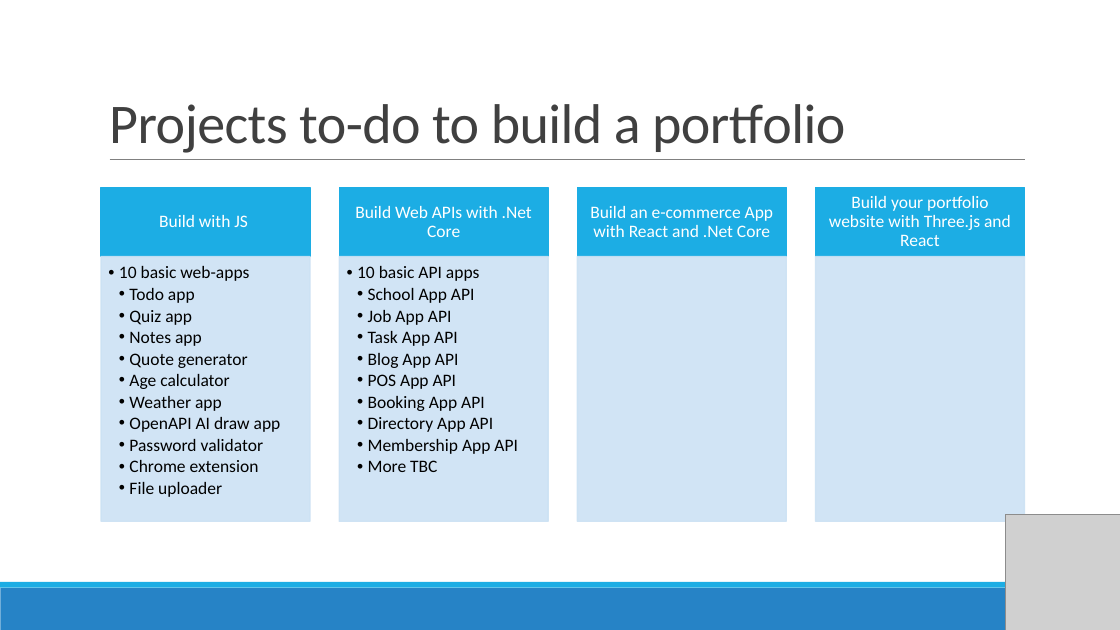
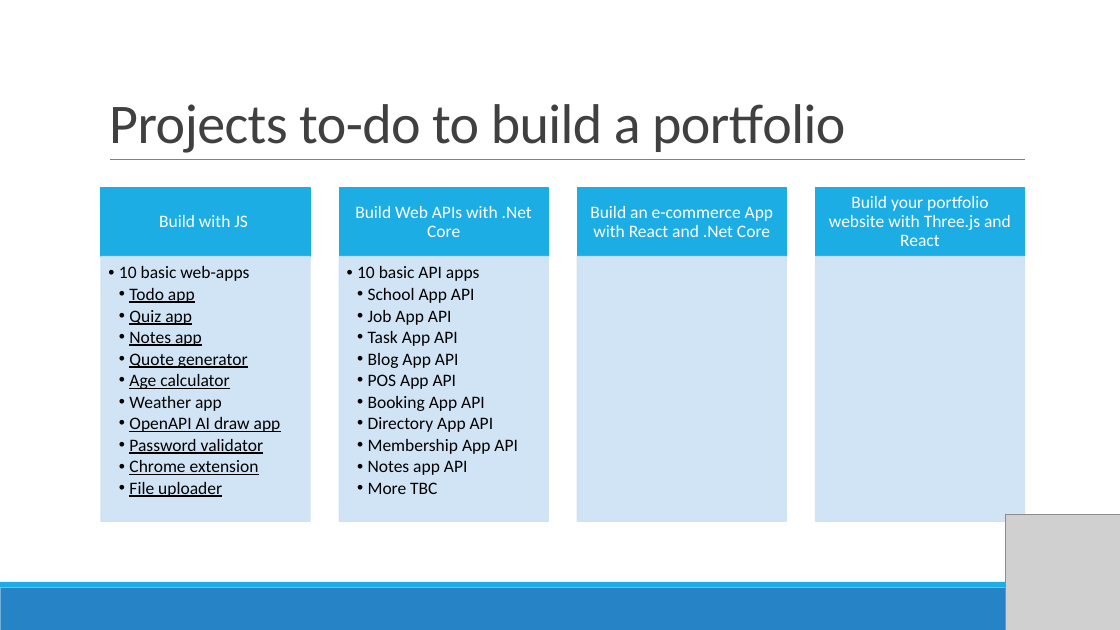
Before and after one commit to rishigujadhur1/Slides, a slide deck: slide 4 of ModernJS/JS Session 4.pptx. Drawn at 1120x630 pixels with LibreOffice and Linux fonts; fonts in the diff are those of the drawing; grey boxes stand for pictures. Boxes give left, top, right and bottom in pixels: in the first picture for what was removed or moved away, otherwise in the second. Text is boxed around its words. In the diff, an @@ line names an element or a change of style, - is before the commit and + after.

```diff
--- a/ModernJS/JS Session 4.pptx
+++ b/ModernJS/JS Session 4.pptx
@@ text at [129, 288, 281, 497]: underline on in "Todo app", "Quiz app", "Notes app", "Quote generator" and 5 more places @@
@@ text at [368, 460, 468, 475]: paragraph added @@
+    • Notes app API
```
Also in this commit, not shown: 1 other file.
